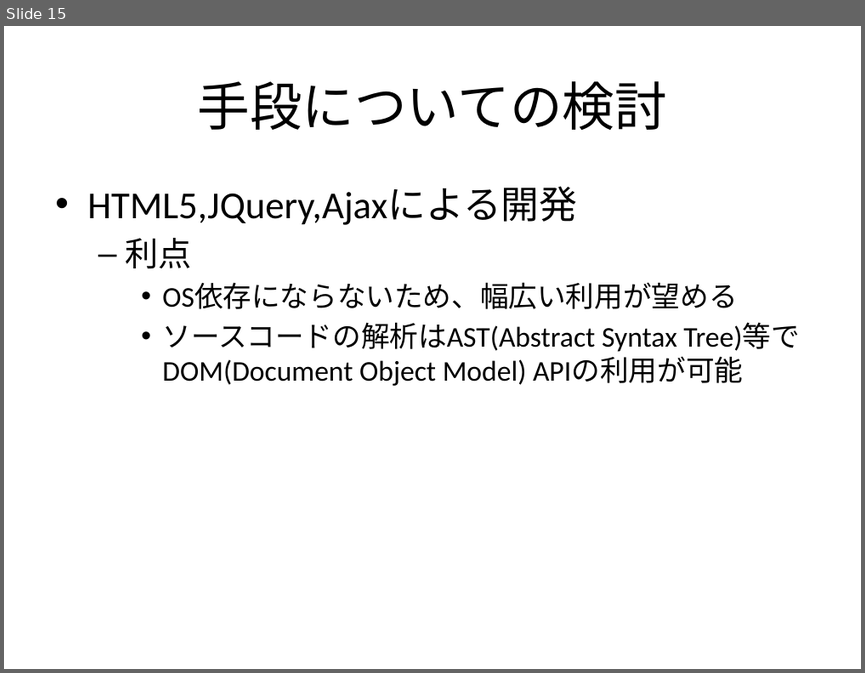
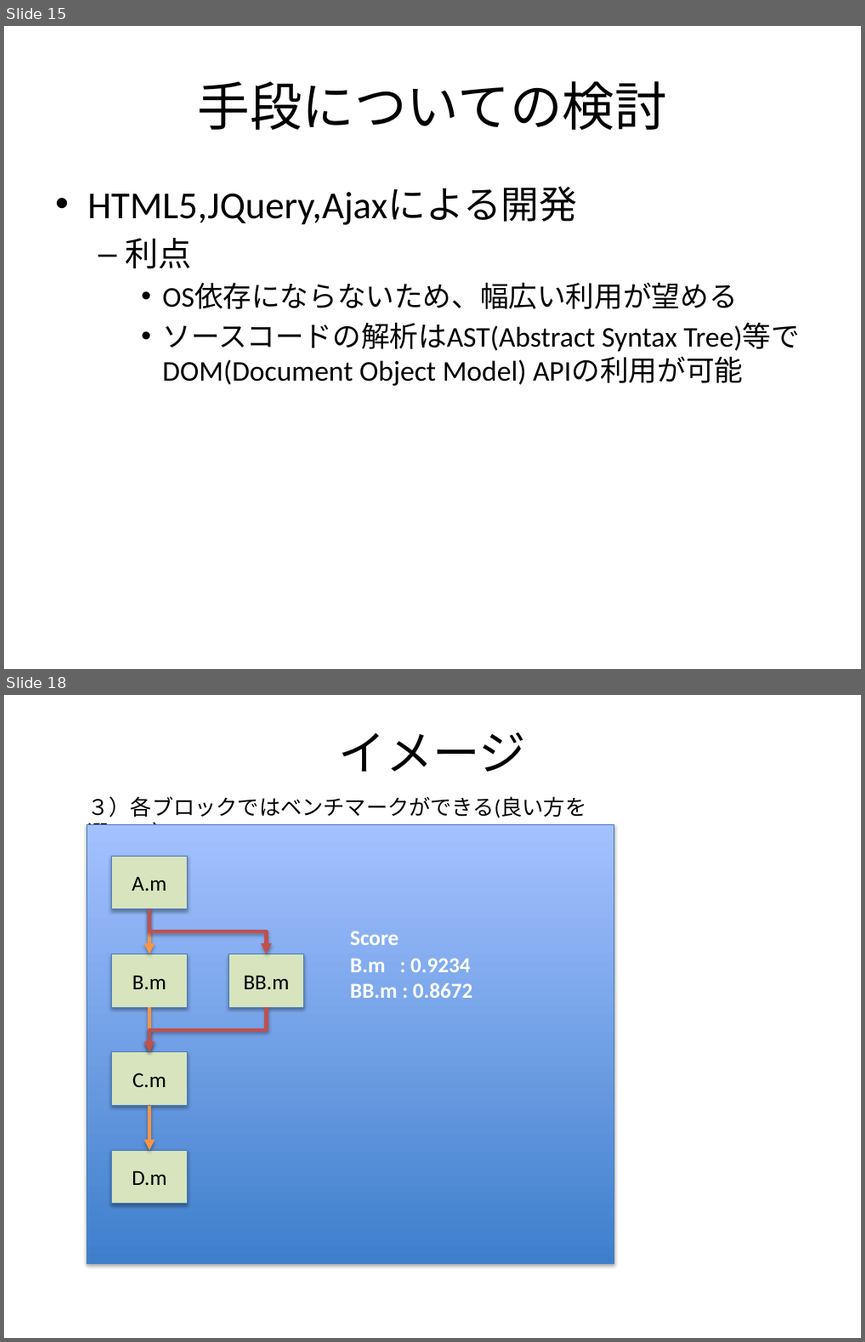
Before and after one commit to f-akazawa/akaz_uecdevelop, a slide deck: doc/中間発表資料.pptx. Shown one above the other, each under a label of ours: slide 15 before the commit, slides 15 and 18 after it; the slides between them are not shown. The pictures are 865x673 and 865x1342 pixels, drawn with LibreOffice and Linux fonts; fonts in the diff are those of the drawing. Boxes give left, top, right and bottom in pixels: in the first picture for what was removed or moved away, otherwise in the second. Text is boxed around its words. In the diff, an @@ line names an element or a change of style, - is before the commit and + after.

Commit message:
スライドも新機能追加分を追加して修正
アプリのポンチ絵を追加してみた

```diff
--- a/doc/中間発表資料.pptx
+++ b/doc/中間発表資料.pptx
@@ slide 18 added at <box>4,695,861,1338</box>, background #FFFFFF @@
@@ title added at <box>339,732,527,771</box>, 39.6 pt, text #000000 @@
+イメージ
@@ text added at <box>87,796,586,825</box>, 18 pt, text #000000 @@
+３）各ブロックではベンチマークができる(良い方を選べる）
@@ rectangle added at <box>87,824,614,1263</box>, fill gradient #3F80CE to #A4C4FF, outline #4B7EBC 0.75 pt @@
@@ rectangle added at <box>112,857,188,909</box>, fill #D7E4BD, outline #4B7EBC 0.75 pt, 18 pt, text #000000 @@
+A.m
@@ arrow added from (149, 909) to (149, 953), #F79646 3 pt @@
@@ elbow arrow added from (149, 909) to (266, 953), #C0504D 3 pt @@
@@ text added at <box>350,930,398,945</box>, 18 pt, text #FFFFFF, bold @@
+Score
@@ rectangle added at <box>112,953,188,1007</box>, fill #D7E4BD, outline #4B7EBC 0.75 pt, 18 pt, text #000000 @@
+B.m
@@ rectangle added at <box>228,953,304,1007</box>, fill #D7E4BD, outline #4B7EBC 0.75 pt, 18 pt, text #000000 @@
+BB.m
@@ text added at <box>350,958,472,998</box>, 18 pt, text #FFFFFF, bold @@
+B.m : 0.9234
+BB.m : 0.8672
@@ arrow added from (149, 1007) to (149, 1052), #F79646 3 pt @@
@@ elbow arrow added from (266, 1007) to (149, 1052), #C0504D 3 pt @@
@@ rectangle added at <box>112,1052,188,1106</box>, fill #D7E4BD, outline #4B7EBC 0.75 pt, 18 pt, text #000000 @@
+C.m
@@ arrow added from (149, 1106) to (149, 1150), #F79646 3 pt @@
@@ rectangle added at <box>112,1150,188,1203</box>, fill #D7E4BD, outline #4B7EBC 0.75 pt, 18 pt, text #000000 @@
+D.m
```
Also in this commit, not shown: 6 slides changed, 1 other slide added.
